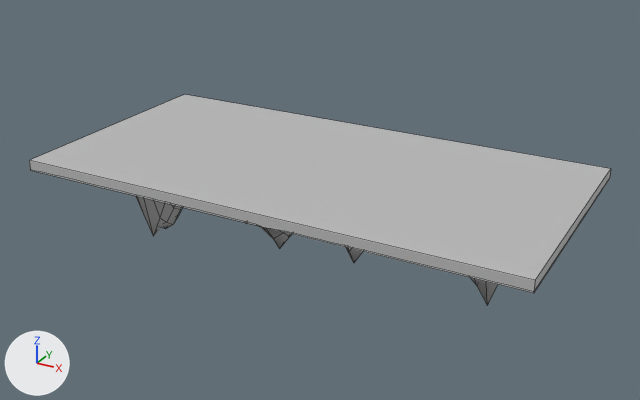
A saved change to the FBX model Assets/MotherDuckLEVELS/Team006DemocraticRepublicOfQuack/Meshes/Hammer/Ground 001.fbx.
One viewpoint serves both versions: a 50 mm camera at (37.1, -34.8, 37.4) aimed at (0.2, 32.3, 3.8). Arrows for +X, +Y and +Z are at lower left; the lights stay in place. Mesh edges are drawn as thin lines. Where no turn or scale is listed for an object, it has been applied to the vertices.

The first picture shows 'Ground_001'.
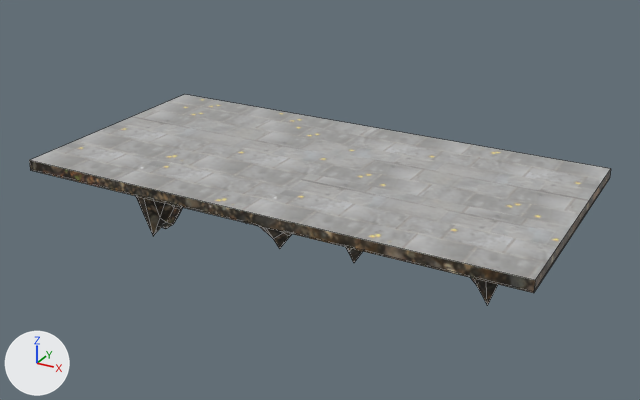
Boxes (x1, y1, x2, y2) around the edits, measured in the pictures (640 x 400 px):
'Ground_001', surface changed
    both: (29, 95, 611, 306)
part 1 of me_mesh, surface changed
    both: (29, 94, 611, 306)

The edits, one by one:
Picture 'Ground 001 Texture Final.tga' (img_ground_001_texture_final_tga) is new.
In material 'lambert1' (mat_lambert1), base_color is no longer (0.5, 0.5, 0.5), grey #bcbcbc.
In material 'lambert1' (mat_lambert1), texture is now set to img_ground_001_texture_final_tga.
me_mesh has 877 vertices, 606 faces and spans x -24.0..24.0, y -12.0..12.0, z -4.2..4.2.
me_mesh is used by ob_ground_001; location (0.0, 32.0, 3.32).
me_mesh part 1: texture (UV) coordinates of 606 of 606 faces, centred in x -24.0..24.0, y -12.0..12.0, z -3.5..4.2, changed; they spanned u 0.0..0.96, v 0.0..1.0 and now span u 0.0..0.97, v 0.0..1.0.
